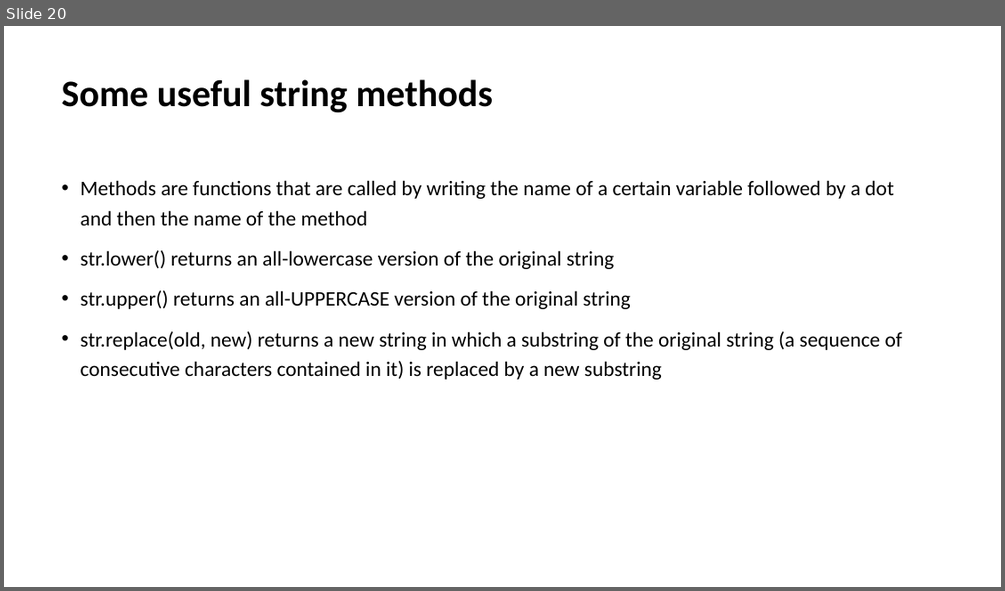
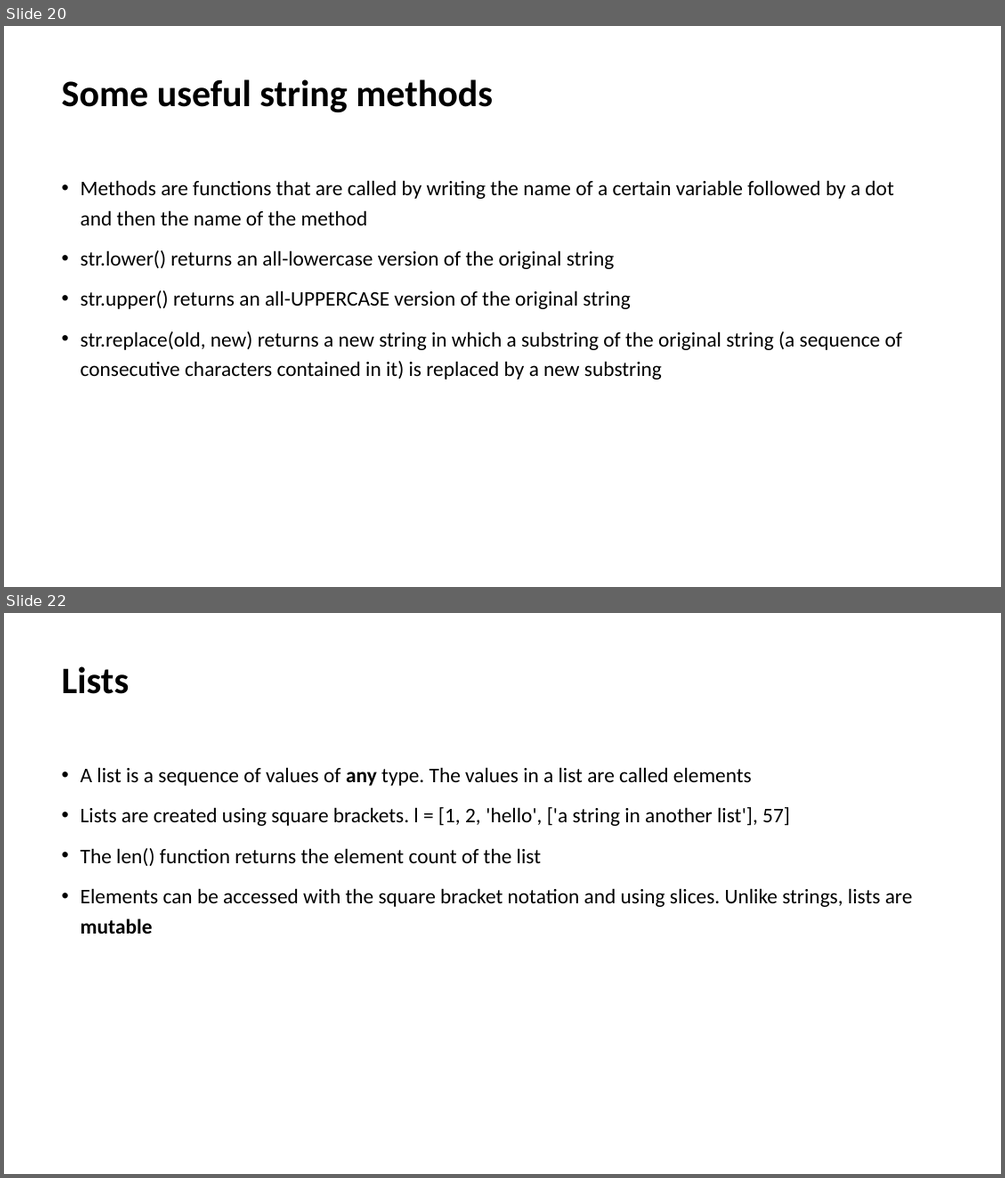
Before and after one commit to Andreher00/biomina-training, a slide deck: Introduction to Python and Data Analysis.pptx. Shown one above the other, each under a label of ours: slide 20 before the commit, slides 20 and 22 after it; the slides between them are not shown. The pictures are 1005x591 and 1005x1178 pixels, drawn with LibreOffice and Linux fonts; fonts in the diff are those of the drawing. Boxes give left, top, right and bottom in pixels: in the first picture for what was removed or moved away, otherwise in the second. Text is boxed around its words. In the diff, an @@ line names an element or a change of style, - is before the commit and + after.

Commit message:
Add list chapter

```diff
--- a/Introduction to Python and Data Analysis.pptx
+++ b/Introduction to Python and Data Analysis.pptx
@@ slide 22 added at [4,613,1001,1174], background #FFFFFF @@
@@ title added at [62,666,129,694], 36 pt, text #000000, bold @@
+Lists
@@ text added at [81,767,913,933], 20 pt, text #000000 @@
+• A list is a sequence of values of any type. The values in a list are called elements
+• Lists are created using square brackets. l = [1, 2, 'hello', ['a string in another list'], 57]
+• The len() function returns the element count of the list
+• Elements can be accessed with the square bracket notation and using slices. Unlike strings, lists are mutable
```
Also in this commit, not shown: 2 slides changed, 4 other slides added.
